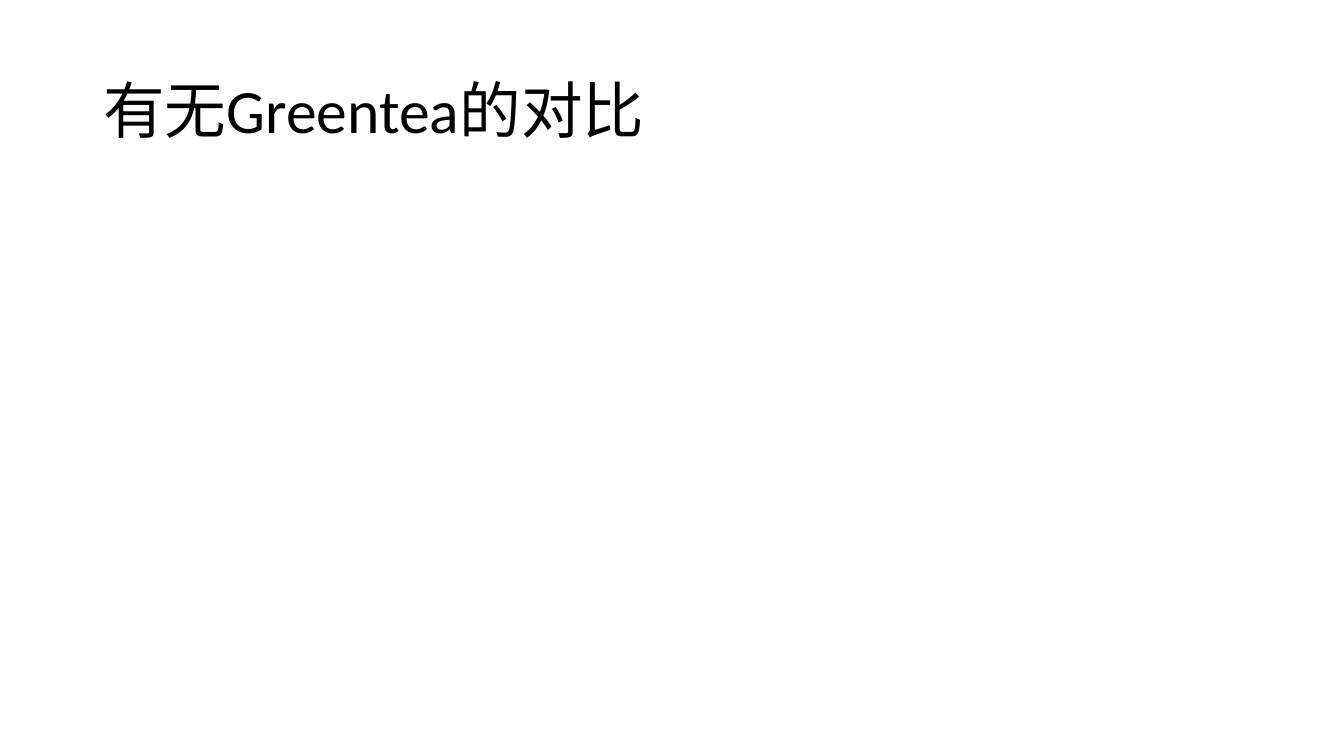
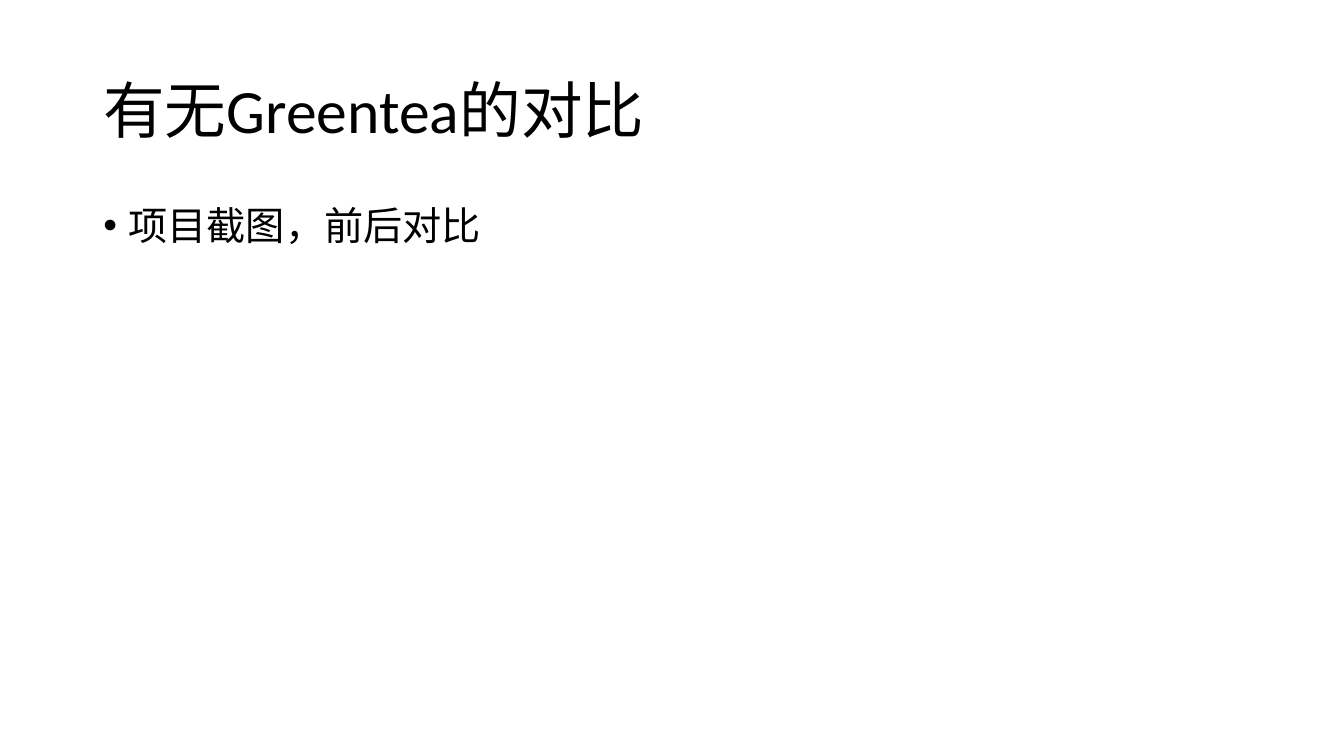
Before and after one commit to whitebkues1/ppt, a slide deck: slide 13 of xianzheng.pptx. Drawn at 1344x756 pixels with LibreOffice and Linux fonts; fonts in the diff are those of the drawing. Boxes give left, top, right and bottom in pixels: in the first picture for what was removed or moved away, otherwise in the second. Text is boxed around its words. In the diff, an @@ line names an element or a change of style, - is before the commit and + after.

```diff
--- a/xianzheng.pptx
+++ b/xianzheng.pptx
@@ text added at [128, 207, 480, 244], 28 pt, text #000000 @@
+• 项目截图，前后对比
```
Also in this commit, not shown: 12 other slides changed, 5 slides added, 4 slides removed, 12 other files.
